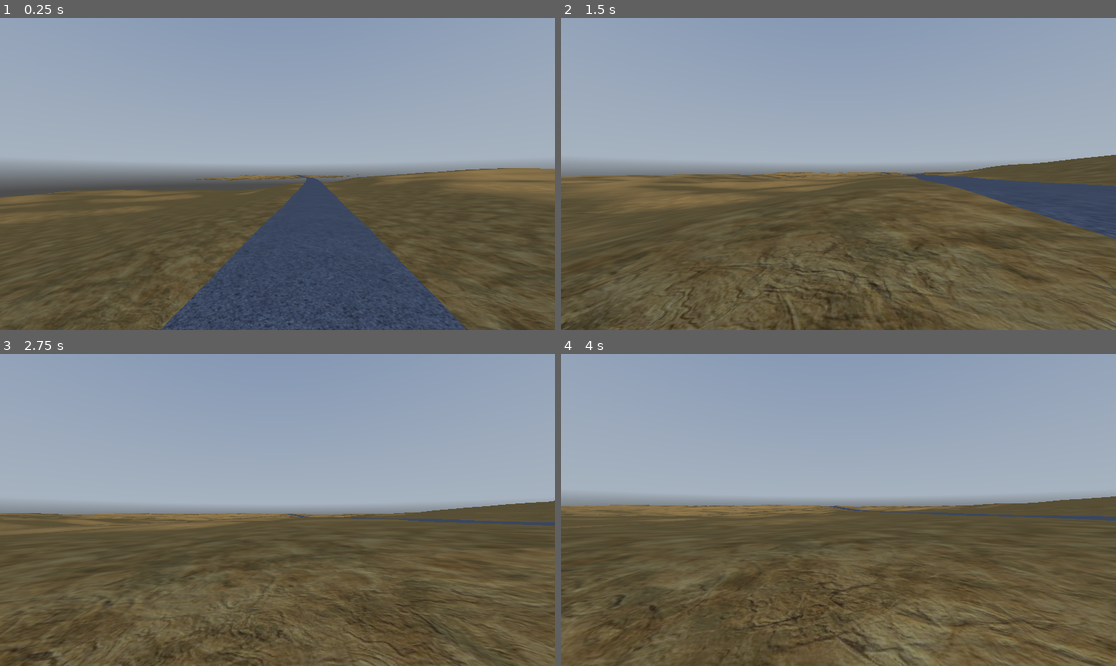
Above: before the commit, frames 1-4 (two rows, left to right).
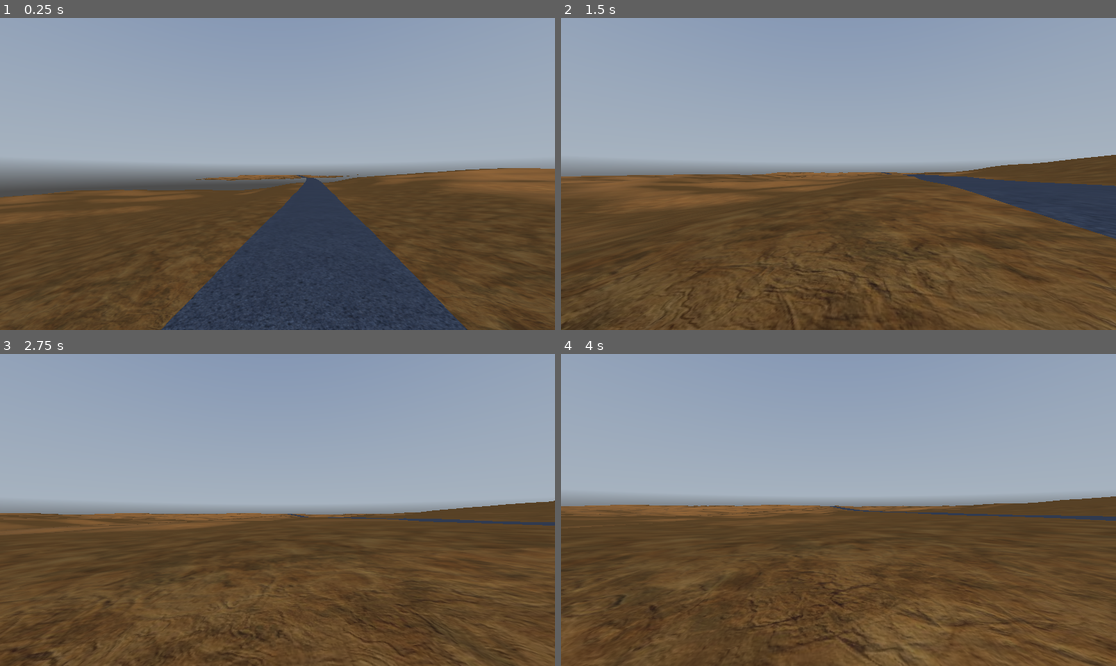
Above: after the commit, the same moments.

Repository: sola9/road-west
Game: Godot game, scene res://scenes/world.tscn
The game is run twice, just before and just after one commit, with the same random seed, the same clock (stepped at 60 frames per second) and the same inputs. A sky picture missing from this copy of the repository is replaced by a grey-blue gradient.
Inputs (mouse positions are in pixels of both pictures, inside the frame that each line leads up to):
- Up to frame 1 (0.25 s): no input
- Up to frame 2 (1.5 s): move the mouse to (866, 174) at 0.52 s; hold Shift (sprint) 0.53-1.28 s; hold W (move_forward) from 0.53 s (still down); move the mouse to (810, 174) at 1.27 s; tap Shift (sprint) at 1.35 s
- Up to frame 3 (2.75 s): keep holding W (move_forward); move the mouse to (288, 503) at 2.02 s; hold Shift (sprint) from 2.03 s (still down)
- Up to frame 4 (4 s): keep holding W (move_forward); move the mouse to (832, 516) at 2.77 s; release Shift (sprint) at 2.78 s; tap Shift (sprint) at 2.85 s; move the mouse to (877, 513) at 3.52 s; hold Shift (sprint) from 3.53 s (still down)

The runs differ from the first frame. In frame 1, less than 0.1% of the frame differs, in the area x 4-100%, y 75-100%; in frame 2, 1.4%; in frame 3, 0.9%; in frame 4, 1.7%, in the area x 0-100%, y 60-100%.

Commit message:
Update from Godot 4.5 to 4.7
Also changed the road & terrain materials a bit because the update changed how they look for some reason

Diff:
--- a/materials/road_material.tres
+++ b/materials/road_material.tres
@@ -1,6 +1,7 @@
-[gd_resource type="StandardMaterial3D" load_steps=2 format=3 uid="uid://bejgjdumb2snd"]
+[gd_resource type="StandardMaterial3D" format=3 uid="uid://bejgjdumb2snd"]
 
 [ext_resource type="Texture2D" uid="uid://dq6mrbgygjsun" path="res://materials/ground_asphalt_old_03.png" id="1_txfw6"]
 
 [resource]
+albedo_color = Color(0.8260602, 0.82606, 0.82605976, 1)
 albedo_texture = ExtResource("1_txfw6")
--- a/materials/terrain_material.tres
+++ b/materials/terrain_material.tres
@@ -1,7 +1,7 @@
-[gd_resource type="StandardMaterial3D" load_steps=2 format=3 uid="uid://bbki7mr1kbfre"]
+[gd_resource type="StandardMaterial3D" format=3 uid="uid://bbki7mr1kbfre"]
 
 [ext_resource type="Texture2D" uid="uid://lbx57gqhd8jf" path="res://materials/461223106.jpg" id="1_a5vyf"]
 
 [resource]
-albedo_color = Color(0.9995106, 0.994713, 0.99088174, 1)
+albedo_color = Color(0.9999998, 0.82532775, 0.6448969, 1)
 albedo_texture = ExtResource("1_a5vyf")
--- a/project.godot
+++ b/project.godot
@@ -8,11 +8,15 @@
 
 config_version=5
 
+[animation]
+
+compatibility/default_parent_skeleton_in_mesh_instance_3d=true
+
 [application]
 
 config/name="Road West"
 run/main_scene="uid://ciqq34403qeb4"
-config/features=PackedStringArray("4.5", "Forward Plus")
+config/features=PackedStringArray("4.7", "Forward Plus")
 config/icon="res://icon.svg"
 
 [input]
--- a/scenes/world.tscn
+++ b/scenes/world.tscn
@@ -25,17 +25,17 @@
 sky = SubResource("Sky_qfnet")
 fog_sky_affect = 0.0
 
-[node name="World" type="Node3D"]
+[node name="World" type="Node3D" unique_id=994033353]
 
-[node name="WorldGenerator" type="Node" parent="." node_paths=PackedStringArray("floating_origin")]
+[node name="WorldGenerator" type="Node" parent="." unique_id=1089810936 node_paths=PackedStringArray("floating_origin")]
 script = ExtResource("1_71j4m")
 floating_origin = NodePath("../FloatingOrigin")
 
-[node name="FloatingOrigin" type="Node" parent="." node_paths=PackedStringArray("player")]
+[node name="FloatingOrigin" type="Node" parent="." unique_id=669139200 node_paths=PackedStringArray("player")]
 script = ExtResource("2_4mrxx")
 player = NodePath("../Player")
 
-[node name="TerrainManager" type="Node3D" parent="." node_paths=PackedStringArray("player", "world_generator", "floating_origin")]
+[node name="TerrainManager" type="Node3D" parent="." unique_id=1776202980 node_paths=PackedStringArray("player", "world_generator", "floating_origin")]
 script = ExtResource("1_nnsk1")
 player = NodePath("../Player")
 terrain_chunk_scene = ExtResource("2_rwgxs")
@@ -43,7 +43,7 @@
 floating_origin = NodePath("../FloatingOrigin")
 max_chunks_per_frame = 2
 
-[node name="RoadManager" type="Node3D" parent="." node_paths=PackedStringArray("player", "world_generator", "floating_origin")]
+[node name="RoadManager" type="Node3D" parent="." unique_id=127606650 node_paths=PackedStringArray("player", "world_generator", "floating_origin")]
 script = ExtResource("4_qfnet")
 player = NodePath("../Player")
 world_generator = NodePath("../WorldGenerator")
@@ -51,25 +51,25 @@
 floating_origin = NodePath("../FloatingOrigin")
 render_distance = 16
 
-[node name="Player" type="CharacterBody3D" parent="."]
+[node name="Player" type="CharacterBody3D" parent="." unique_id=1307345321]
 script = ExtResource("3_4wyf3")
 
-[node name="Camera3D" type="Camera3D" parent="Player"]
+[node name="Camera3D" type="Camera3D" parent="Player" unique_id=1500924994]
 current = true
 
-[node name="CollisionShape3D" type="CollisionShape3D" parent="Player"]
+[node name="CollisionShape3D" type="CollisionShape3D" parent="Player" unique_id=1295132946]
 shape = SubResource("CapsuleShape3D_rwgxs")
 
-[node name="DirectionalLight3D" type="DirectionalLight3D" parent="."]
+[node name="DirectionalLight3D" type="DirectionalLight3D" parent="." unique_id=440211246]
 
-[node name="WorldEnvironment" type="WorldEnvironment" parent="."]
+[node name="WorldEnvironment" type="WorldEnvironment" parent="." unique_id=666788397]
 environment = SubResource("Environment_4wyf3")
 
-[node name="PauseMenu" type="CanvasLayer" parent="."]
+[node name="PauseMenu" type="CanvasLayer" parent="." unique_id=1882488678]
 process_mode = 3
 script = ExtResource("9_7r4gi")
 
-[node name="PausePanel" type="Control" parent="PauseMenu"]
+[node name="PausePanel" type="Control" parent="PauseMenu" unique_id=1090175870]
 layout_mode = 3
 anchors_preset = 15
 anchor_right = 1.0
@@ -77,7 +77,7 @@
 grow_horizontal = 2
 grow_vertical = 2
 
-[node name="CenterContainer" type="CenterContainer" parent="PauseMenu/PausePanel"]
+[node name="CenterContainer" type="CenterContainer" parent="PauseMenu/PausePanel" unique_id=1669180417]
 z_index = 1
 layout_mode = 1
 anchors_preset = 15
@@ -86,30 +86,30 @@
 grow_horizontal = 2
 grow_vertical = 2
 
-[node name="PanelContainer" type="PanelContainer" parent="PauseMenu/PausePanel/CenterContainer"]
+[node name="PanelContainer" type="PanelContainer" parent="PauseMenu/PausePanel/CenterContainer" unique_id=1466862378]
 z_index = 1
 layout_mode = 2
 
-[node name="VBoxContainer" type="VBoxContainer" parent="PauseMenu/PausePanel/CenterContainer/PanelContainer"]
+[node name="VBoxContainer" type="VBoxContainer" parent="PauseMenu/PausePanel/CenterContainer/PanelContainer" unique_id=1446517325]
 z_index = 1
 layout_mode = 2
 
-[node name="PausedLabel" type="Label" parent="PauseMenu/PausePanel/CenterContainer/PanelContainer/VBoxContainer"]
+[node name="PausedLabel" type="Label" parent="PauseMenu/PausePanel/CenterContainer/PanelContainer/VBoxContainer" unique_id=1451307918]
 z_index = 1
 layout_mode = 2
 text = "Paused"
 
-[node name="ResumeButton" type="Button" parent="PauseMenu/PausePanel/CenterContainer/PanelContainer/VBoxContainer"]
+[node name="ResumeButton" type="Button" parent="PauseMenu/PausePanel/CenterContainer/PanelContainer/VBoxContainer" unique_id=511184102]
 z_index = 1
 layout_mode = 2
 text = "Resume"
 
-[node name="QuitButton" type="Button" parent="PauseMenu/PausePanel/CenterContainer/PanelContainer/VBoxContainer"]
+[node name="QuitButton" type="Button" parent="PauseMenu/PausePanel/CenterContainer/PanelContainer/VBoxContainer" unique_id=786840506]
 z_index = 1
 layout_mode = 2
 text = "Quit"
 
-[node name="PauseTint" type="ColorRect" parent="PauseMenu/PausePanel"]
+[node name="PauseTint" type="ColorRect" parent="PauseMenu/PausePanel" unique_id=1203268738]
 layout_mode = 1
 anchors_preset = 15
 anchor_right = 1.0
--- a/scripts/pause_menu.gd
+++ b/scripts/pause_menu.gd
@@ -46,7 +46,6 @@
 		# Hide and recenter the cursor for gameplay.
 		Input.mouse_mode = Input.MOUSE_MODE_CAPTURED
 
-
 func _on_resume_button_pressed() -> void:
 	set_paused(false)
 
Not shown: 1 places in scenes/world.tscn that only renumber resources
